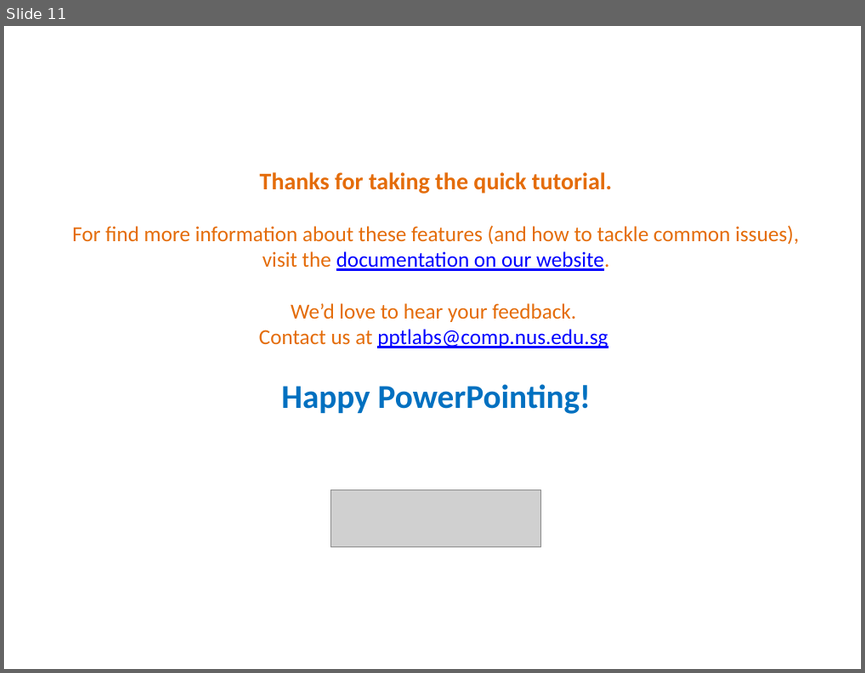
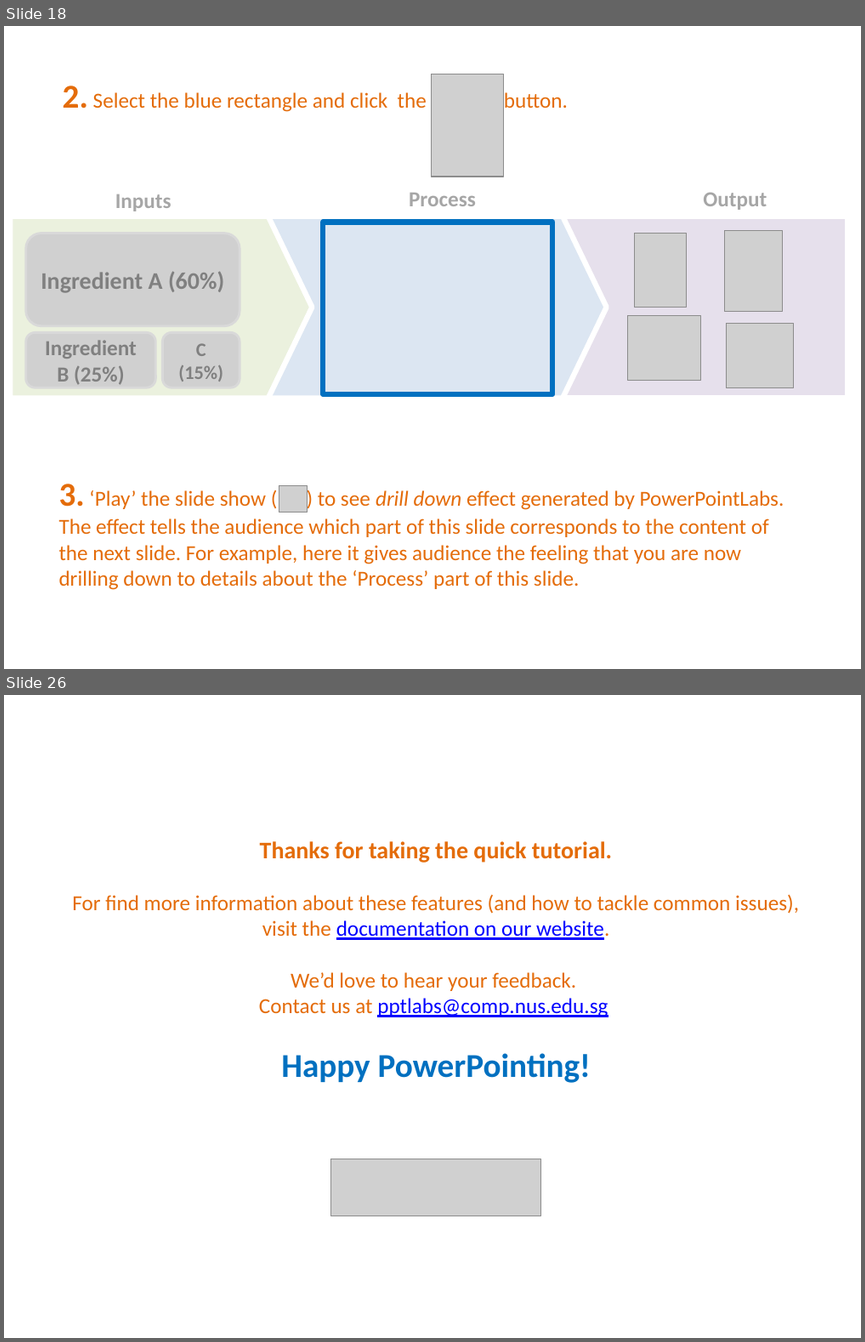
Before and after one commit to PowerPointLabs/PowerPointLabs, a slide deck: PowerPointLabs/PowerPointLabs/PowerPointLabs Quick Tutorial.pptx. Shown one above the other, each under a label of ours: slide 11 before the commit, slides 18 and 26 after it; the slides between them are not shown. The pictures are 865x673 and 865x1342 pixels, drawn with LibreOffice and Linux fonts; fonts in the diff are those of the drawing; grey boxes stand for pictures. Boxes give left, top, right and bottom in pixels: in the first picture for what was removed or moved away, otherwise in the second. Text is boxed around its words. In the diff, an @@ line names an element or a change of style, - is before the commit and + after.

```diff
--- a/PowerPointLabs/PowerPointLabs/PowerPointLabs Quick Tutorial.pptx
+++ b/PowerPointLabs/PowerPointLabs/PowerPointLabs Quick Tutorial.pptx
@@ slide 18 added at bbox=[4, 26, 861, 669], background #FFFFFF @@
@@ picture added at bbox=[432, 74, 505, 176] @@
@@ text added at bbox=[63, 86, 568, 112], 18 pt, text #E46C0A @@
+2. Select the blue rectangle and click the button.
@@ text added at bbox=[115, 194, 171, 211], 18 pt, text #A6A6A6, bold @@
+Inputs
@@ text added at bbox=[409, 193, 476, 206], 18 pt, text #A6A6A6, bold @@
+Process
@@ text added at bbox=[703, 192, 766, 210], 18 pt, text #A6A6A6, bold @@
+Output
@@ pentagon arrow added at bbox=[10, 216, 312, 397], fill #EBF1DE, outline #FFFFFF 4.5 pt @@
@@ pentagon arrow added at bbox=[244, 216, 607, 397], fill #DCE6F2, outline #FFFFFF 4.5 pt @@
@@ rectangle added at bbox=[323, 222, 552, 394], fill #DCE6F2, outline #0070C0 4.5 pt @@
@@ rectangle added at bbox=[539, 216, 848, 397], fill #E6E0EC, outline #FFFFFF 4.5 pt @@
@@ picture added at bbox=[26, 233, 239, 326], 20 pt, text #808080, bold @@
+Ingredient A (60%)
@@ picture added at bbox=[634, 233, 685, 307] @@
@@ picture added at bbox=[725, 230, 782, 311] @@
@@ picture added at bbox=[627, 316, 701, 380] @@
@@ picture added at bbox=[726, 324, 794, 387] @@
@@ picture added at bbox=[26, 333, 155, 387], 18 pt, text #808080, bold @@
+Ingredient B (25%)
@@ picture added at bbox=[162, 333, 239, 387], 16 pt, text #808080, bold @@
+C (15%)
@@ text added at bbox=[59, 483, 784, 590], 18 pt, text #E46C0A @@
+3. ‘Play’ the slide show ( ) to see drill down effect generated by PowerPointLabs. The effect tells the audience which part of this slide corresponds to the content of the next slide. For example, here it gives audience the feeling that you are now drilling down to details about the ‘Process’ part of this slide.
@@ picture added at bbox=[279, 485, 307, 512] @@
@@ what was slide 11 is now slide 26 @@
```
Also in this commit, not shown: 4 slides changed, 14 other slides added.
